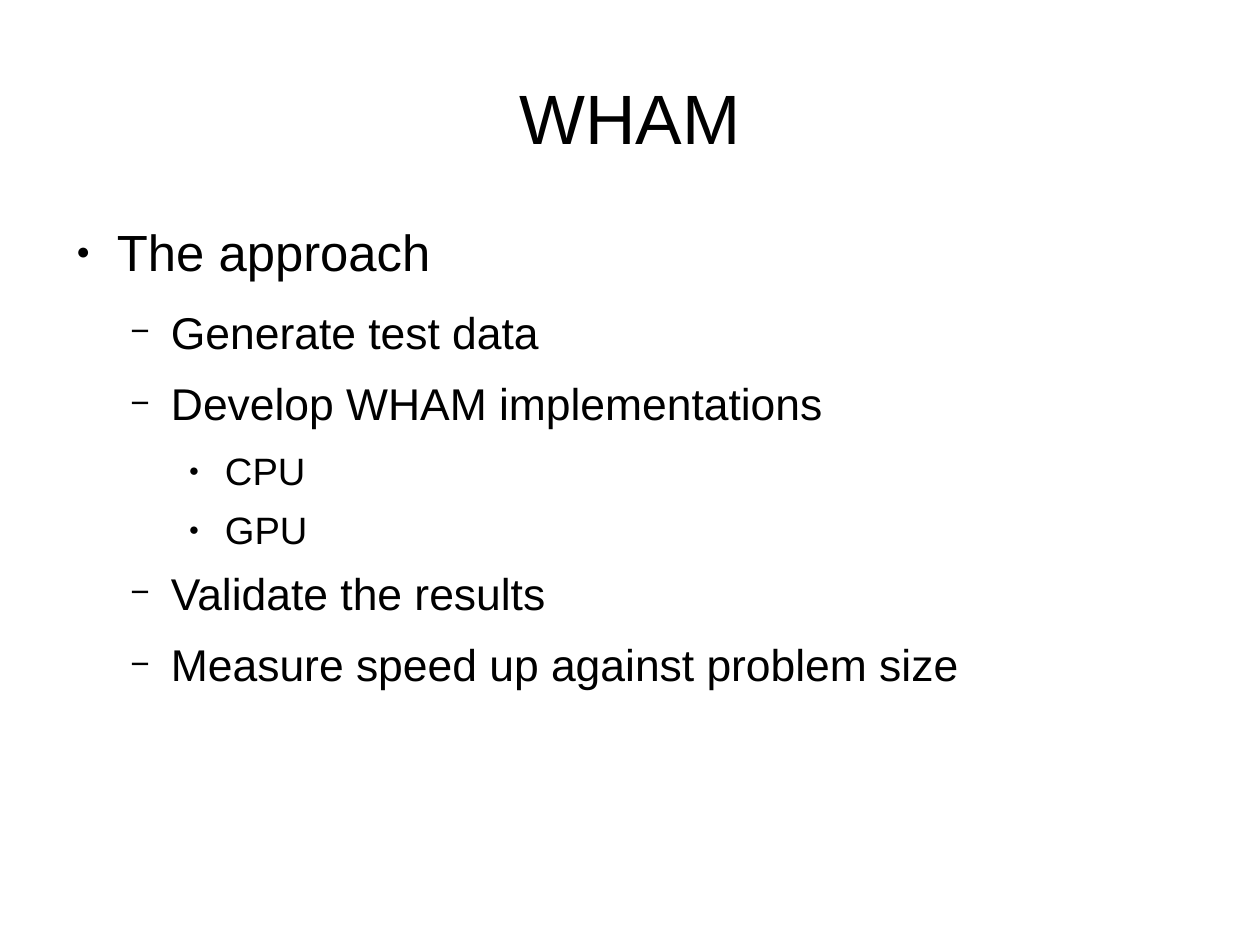
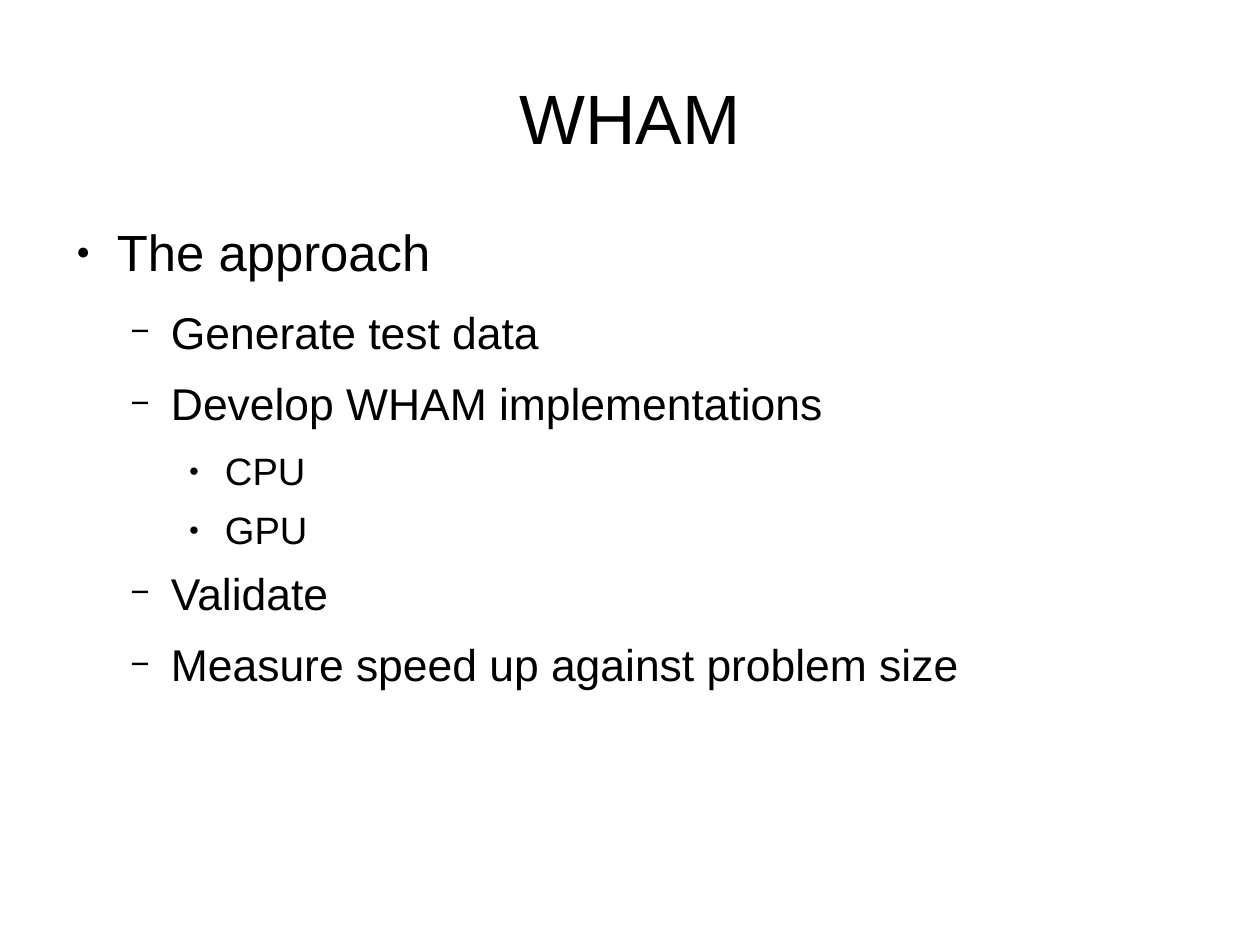
Before and after one commit to jablub/pub, a slide deck: slide 14 of Parallel WHAM/WHAM.odp. Drawn at 1260x945 pixels with LibreOffice and Linux fonts; fonts in the diff are those of the drawing. Boxes give left, top, right and bottom in pixels: in the first picture for what was removed or moved away, otherwise in the second. Text is boxed around its words. In the diff, an @@ line names an element or a change of style, - is before the commit and + after.

```diff
--- a/Parallel WHAM/WHAM.odp
+++ b/Parallel WHAM/WHAM.odp
@@ text at <box>171,577,328,611</box>: text changed @@
-  − Validate the results
+  − Validate
```
Also in this commit, not shown: 9 other slides changed, 3 slides added, 1 slide removed, 10 other files.
